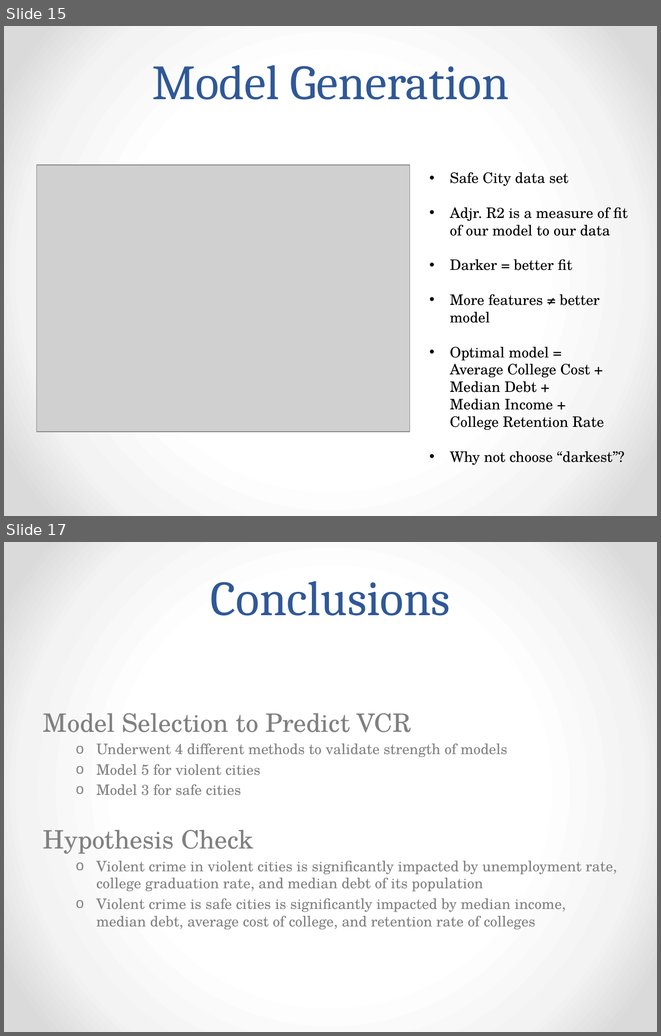
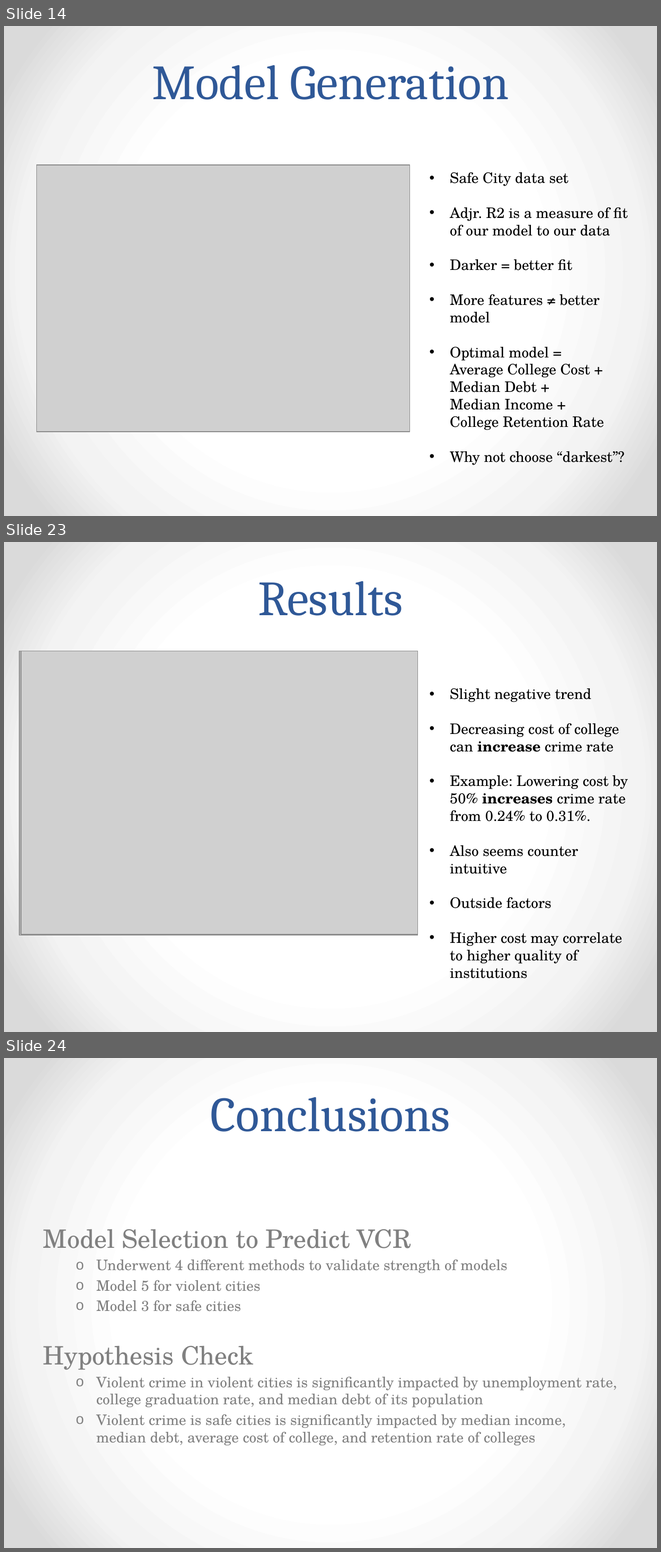
Before and after one commit to Majorfalcon/Foundations-of-Data-Science-Capstone, a slide deck: Capstone – Presentation.pptx. Shown one above the other, each under a label of ours: slides 15 and 17 before the commit, slides 14, 23 and 24 after it; the slides between them are not shown. The pictures are 661x1036 and 661x1552 pixels, drawn with LibreOffice and Linux fonts; fonts in the diff are those of the drawing; grey boxes stand for pictures. Boxes give left, top, right and bottom in pixels: in the first picture for what was removed or moved away, otherwise in the second. Text is boxed around its words. In the diff, an @@ line names an element or a change of style, - is before the commit and + after.

```diff
--- a/Capstone – Presentation.pptx
+++ b/Capstone – Presentation.pptx
@@ slide 23 added at (x1=4, y1=542, x2=657, y2=1032), background gradient #FFFFFF to #F4F4F4 to #DADADA @@
@@ title added at (x1=258, y1=581, x2=403, y2=616), 54 pt, text #2F5897 @@
+Results
@@ picture added at (x1=20, y1=651, x2=418, y2=936) @@
@@ picture added at (x1=21, y1=651, x2=418, y2=934) @@
@@ text added at (x1=450, y1=688, x2=628, y2=978), 16 pt, text #000000 @@
+• Slight negative trend
+• Decreasing cost of college can increase crime rate
+• Example: Lowering cost by 50% increases crime rate from 0.24% to 0.31%.
+• Also seems counter intuitive
+• Outside factors
+• Higher cost may correlate to higher quality of institutions
@@ what was slide 15 is now slide 14 @@
@@ what was slide 17 is now slide 24 @@
```
Also in this commit, not shown: 2 slides changed, 7 other slides added, 1 slide removed.
